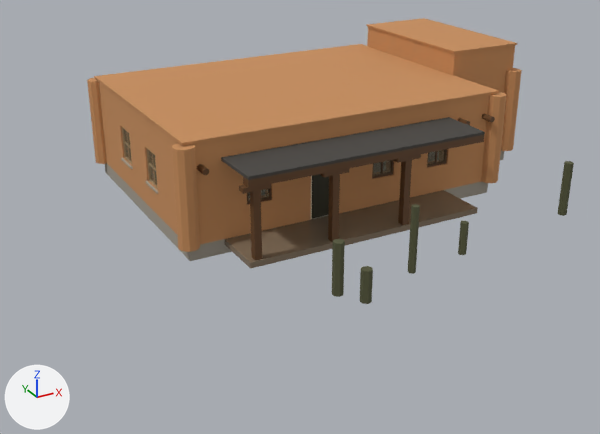
Two versions of the glTF model assets/models/small_buildings/adobe.glb, one commit apart.
Both versions are drawn from a 50 mm lens placed at (-15.3, -26.7, 11.5), pointed at (-2.5, -3.5, -0.1). The lights are fixed; the arrows at lower left show +X, +Y and +Z. The first picture is the older version. Objects named as collision shapes, trigger or cutter boxes, shadow casters or lower levels of detail are left out. Vertices at exactly the same position are counted once.

The scene before the commit, as lines of its bpy script (objects in view):
```python
me_adobe_leaf0 = bpy.data.meshes.new('adobe_LEAF0')
me_adobe_leaf0.from_pydata(...)  # a box spanning x 0.0..0.86, y -0.03..0.03, z 0.0..2.08, material slot 0; a box spanning x 0.72..0.78, y -0.09..-0.01, z 0.95..1.05, material slot 1
me_adobe_leaf0.materials.append(mat_door)
me_adobe_leaf0.materials.append(mat_metal)
me_adobe_lod0 = bpy.data.meshes.new('adobe_LOD0')
me_adobe_lod0.from_pydata(...)  # 2043 vertices, 3926 faces; spans x -7.3..8.4, y -9.9..5.6, z -0.3..4.6
me_adobe_lod0.materials.append(mat_adobe)
me_adobe_lod0.materials.append(mat_concrete)
me_adobe_lod0.materials.append(mat_fabric)
me_adobe_lod0.materials.append(mat_floortile)
me_adobe_lod0.materials.append(mat_floorwood)
me_adobe_lod0.materials.append(mat_glass)
me_adobe_lod0.materials.append(mat_lamp)
me_adobe_lod0.materials.append(mat_plaster)
me_adobe_lod0.materials.append(mat_roofing)
me_adobe_lod0.materials.append(mat_trim)
me_adobe_lod0.materials.append(mat_wood)
ob_leaf0 = bpy.data.objects.new('LEAF0', me_adobe_leaf0)
ob_leaf0.location = (-2.59, -4.39, 0.2)
ob_lod0 = bpy.data.objects.new('LOD0', me_adobe_lod0)
ob_lod0.location = (0.0, 0.0, 0.0)
```
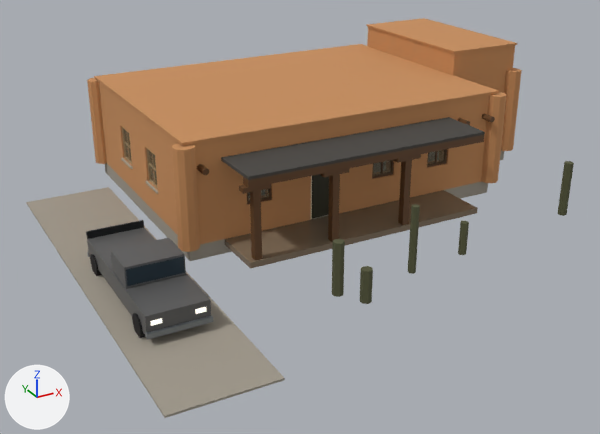
Location of each change, (x1, y1, x2, y2) in pixels of the pictures (600 x 434 px):
'LOD0', reshaped (12% wider, 40% taller): before (87, 18, 574, 304); after (26, 18, 574, 418)
part 1 of me_adobe_lod0, added: after (26, 187, 285, 418)
part 2 of me_adobe_lod0, added: after (126, 257, 185, 286)
part 3 of me_adobe_lod0, added: after (150, 318, 162, 326)
part 4 of me_adobe_lod0, added: after (195, 307, 206, 314)
part 5 of me_adobe_lod0, added: after (146, 315, 213, 340)
part 6 of me_adobe_lod0, added: after (110, 237, 186, 289)
part 7 of me_adobe_lod0, added: after (132, 313, 145, 338)
part 8 of me_adobe_lod0, added: after (90, 254, 102, 276)
part 9 of me_adobe_lod0, added: after (86, 220, 211, 336)

What changed in the scene script:
```text
Add mat_rubber:
    mat_rubber = bpy.data.materials.new('rubber')
    # nodes: BsdfPrincipled, Mix, OutputMaterial, VertexColor
    # colours: black #222222, mixed with the vertex colours
Add mat_paint:
    mat_paint = bpy.data.materials.new('paint')
    mat_paint.use_nodes = True; mat_paint.node_tree.nodes.clear()
    _N = mat_paint.node_tree.nodes; _L = mat_paint.node_tree.links
    n0 = _N.new('ShaderNodeBsdfPrincipled'); n0.name = 'Principled BSDF'
    n0.inputs[2].default_value = 0.4  # 'Roughness'
    n1 = _N.new('ShaderNodeOutputMaterial'); n1.name = 'Material Output'
    n2 = _N.new('ShaderNodeVertexColor'); n2.name = 'Color Attribute'
    _L.new(n0.outputs[0], n1.inputs[0])  # 'BSDF' to 'Surface'
    _L.new(n2.outputs[0], n0.inputs[0])  # 'Color' to 'Base Color'
Change me_adobe_lod0:
    used by ob_lod0; location = (0.0, 0.0, 0.0)
    remove me_adobe_lod0.from_pydata(...)  # 2043 vertices, 3926 faces; spans x -7.3..8.4, y -9.9..5.6, z -0.3..4.6
    add me_adobe_lod0.from_pydata(...)  # 2193 vertices, 4178 faces; spans x -10.6..8.4, y -12.0..5.6, z -0.3..4.6
    me_adobe_lod0 part 1: a new loose piece, a box spanning x -10.6..-7.6, y -12.0..2.0, z 0.0..0.06, in mat_concrete
    me_adobe_lod0 part 2: a new loose piece, a box spanning x -9.9..-8.3, y -7.52..-7.5, z 1.0..1.48, in mat_glassdark
    me_adobe_lod0 part 3: a new loose piece, a box spanning x -9.85..-9.55, y -9.11..-9.1, z 0.62..0.75, in mat_lamp
    me_adobe_lod0 part 4: a new loose piece, a box spanning x -8.65..-8.35, y -9.11..-9.1, z 0.62..0.75, in mat_lamp
    me_adobe_lod0 part 5: a new loose piece, a box spanning x -10.0..-8.2, y -9.18..-9.1, z 0.3..0.45, in mat_metal
    me_adobe_lod0 part 6: a new loose piece, a box spanning x -9.94..-8.26, y -7.5..-6.3, z 0.92..1.55, in mat_paint
    me_adobe_lod0 part 7: a new loose piece, a 10-sided cylinder along x spanning x -10.03..-9.81, y -8.76..-8.14, z 0.0..0.66, in mat_rubber
    me_adobe_lod0 part 8: a new loose piece, a 10-sided cylinder along x spanning x -10.03..-9.81, y -4.86..-4.24, z 0.0..0.66, in mat_rubber
    me_adobe_lod0 part 9: a new loose piece of 14 vertices spanning x -10.0..-8.2, y -9.1..-3.9, z 0.3..1.1
    other edits to the shape of me_adobe_lod0 do not show in these pictures
    add me_adobe_lod0.materials.append(mat_glassdark)
    add me_adobe_lod0.materials.append(mat_metal)
    add me_adobe_lod0.materials.append(mat_paint)
    add me_adobe_lod0.materials.append(mat_rubber)
```
